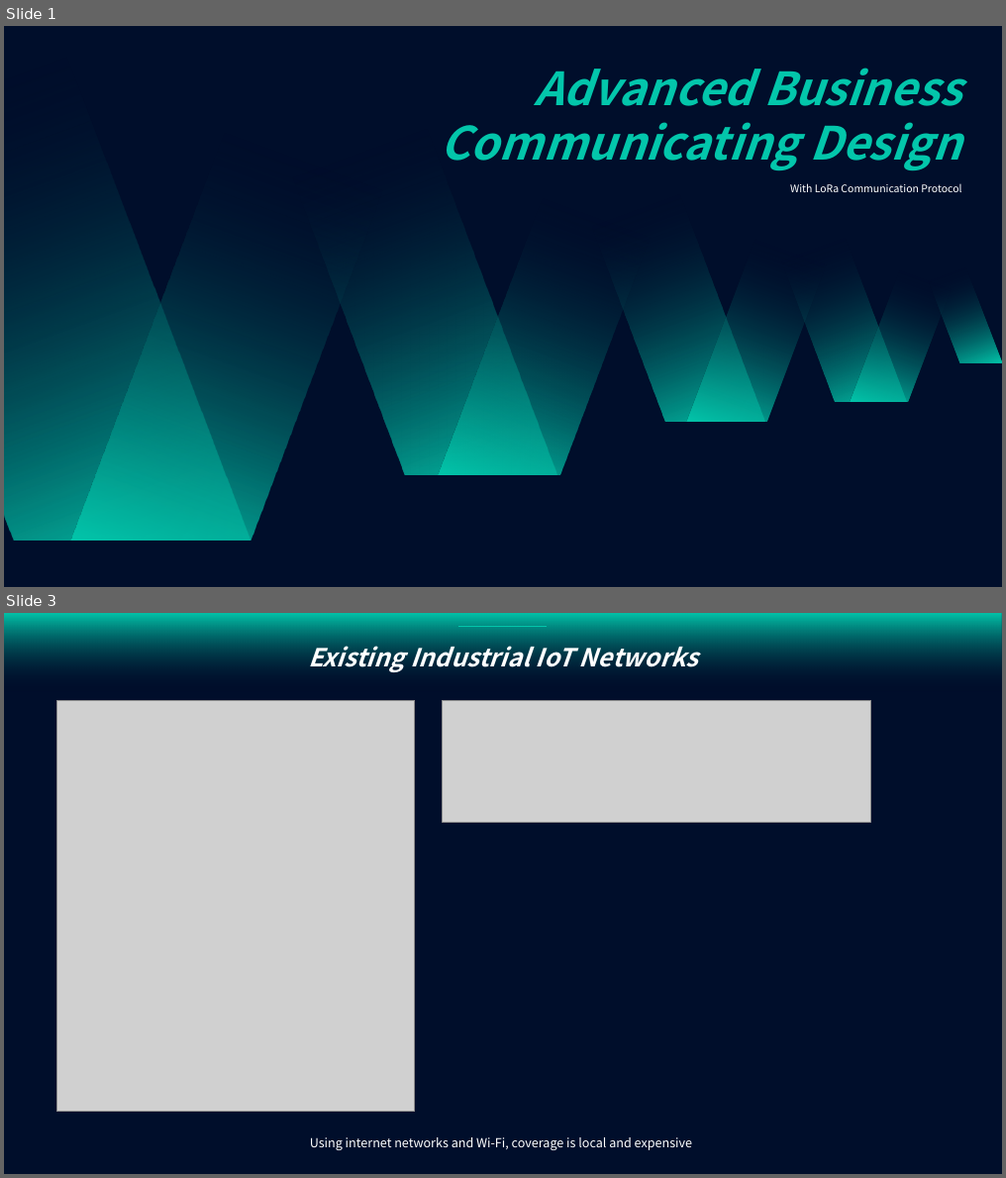
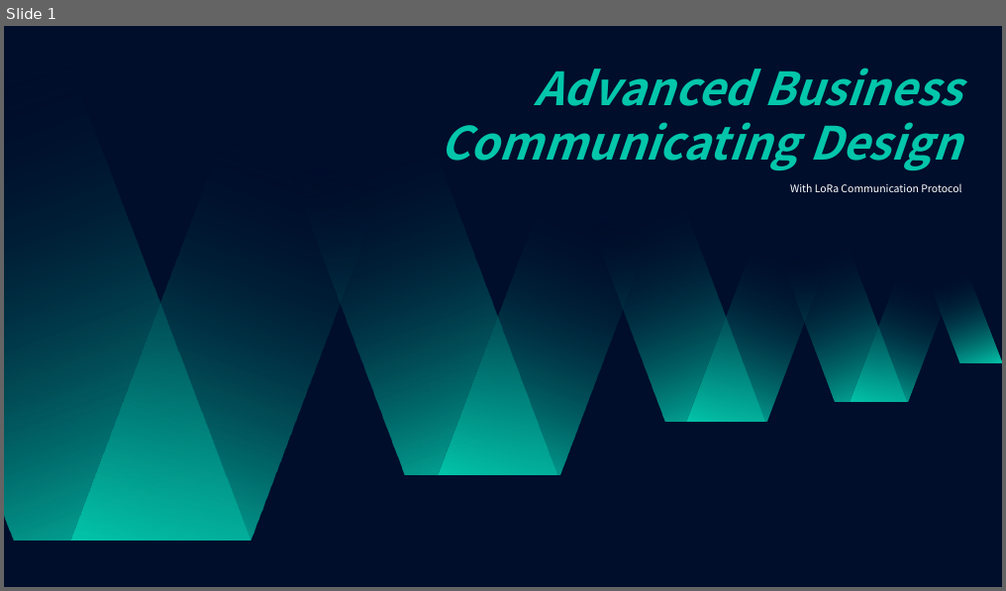
Before and after one commit to purachina/etri, a slide deck: Advanced Buisness Communicating Design/구현.pptx. Shown one above the other, each under a label of ours: slides 1 and 3 before the commit, slide 1 after it; the slides between them are not shown. The pictures are 1006x1178 and 1006x591 pixels, drawn with LibreOffice and Linux fonts; fonts in the diff are those of the drawing; grey boxes stand for pictures. Boxes give left, top, right and bottom in pixels: in the first picture for what was removed or moved away, otherwise in the second. Text is boxed around its words. In the diff, an @@ line names an element or a change of style, - is before the commit and + after.

```diff
--- a/Advanced Buisness Communicating Design/구현.pptx
+++ b/Advanced Buisness Communicating Design/구현.pptx
@@ slide 3 removed at (4, 613, 1002, 1174), background #000E2B @@
@@ rectangle removed at (4, 613, 1002, 700) @@
-Existing Industrial IoT Networks
@@ line removed from (458, 627) to (547, 627) @@
@@ picture removed at (56, 700, 415, 1112) @@
@@ picture removed at (442, 700, 871, 823) @@
@@ text removed at (310, 1138, 692, 1151) @@
-Using internet networks and Wi-Fi, coverage is local and expensive
```
Also in this commit, not shown: 10 slides added, 7 other slides removed.
